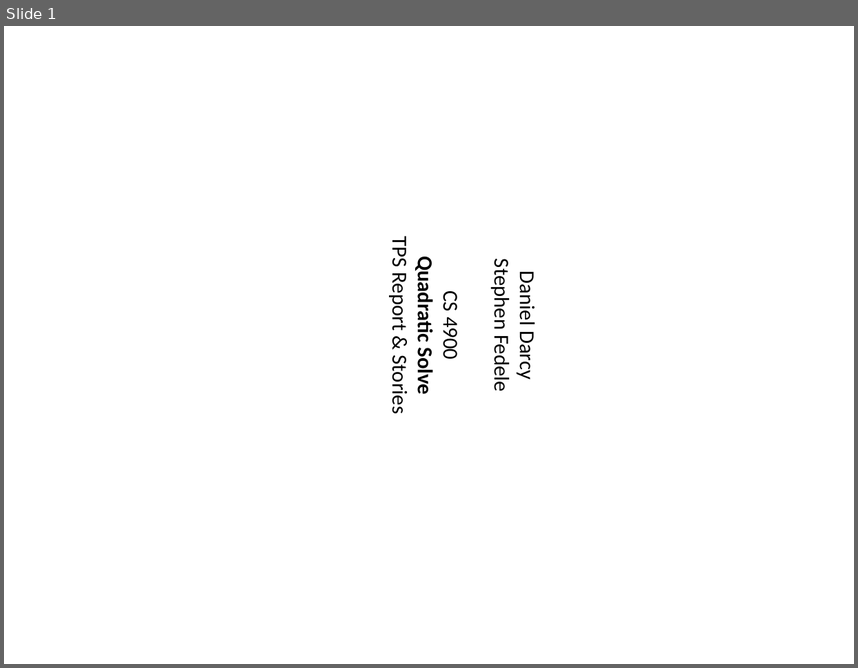
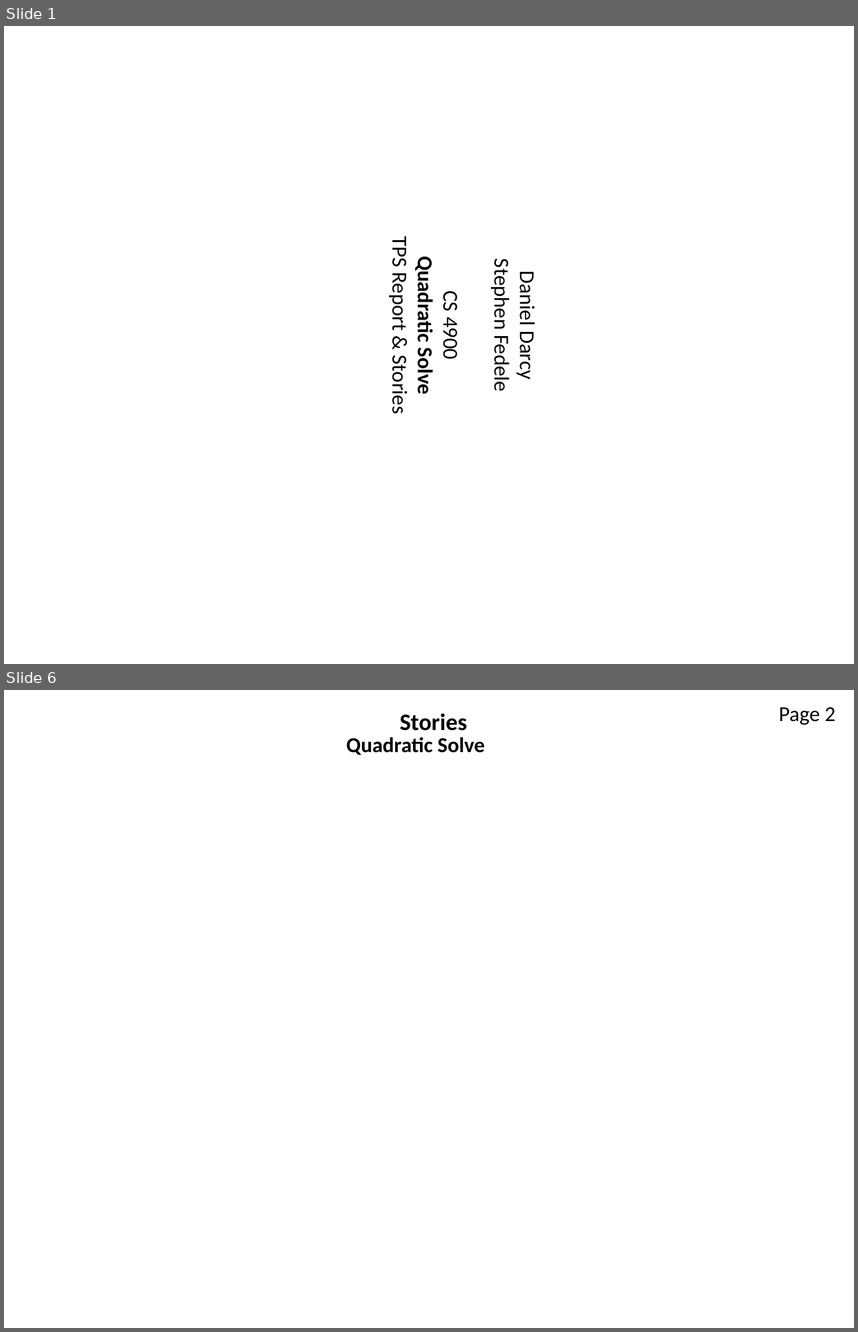
Before and after one commit to strangeprogrammer/CS4900QuadraticSolve, a slide deck: Tps_Stories.pptx. Shown one above the other, each under a label of ours: slide 1 before the commit, slides 1 and 6 after it; the slides between them are not shown. The pictures are 858x668 and 858x1332 pixels, drawn with LibreOffice and Linux fonts; fonts in the diff are those of the drawing. Boxes give left, top, right and bottom in pixels: in the first picture for what was removed or moved away, otherwise in the second. Text is boxed around its words. In the diff, an @@ line names an element or a change of style, - is before the commit and + after.

```diff
--- a/Tps_Stories.pptx
+++ b/Tps_Stories.pptx
@@ slide 6 added at <box>4,690,854,1328</box>, background #FFFFFF @@
@@ text added at <box>779,707,836,725</box>, 18 pt, text #000000 @@
+Page 2
@@ text added at <box>400,713,468,731</box>, 20 pt, text #000000, bold @@
+Stories
@@ text added at <box>346,737,484,755</box>, 18 pt, text #000000, bold @@
+Quadratic Solve
```
Also in this commit, not shown: 4 slides changed, 10 other files.
